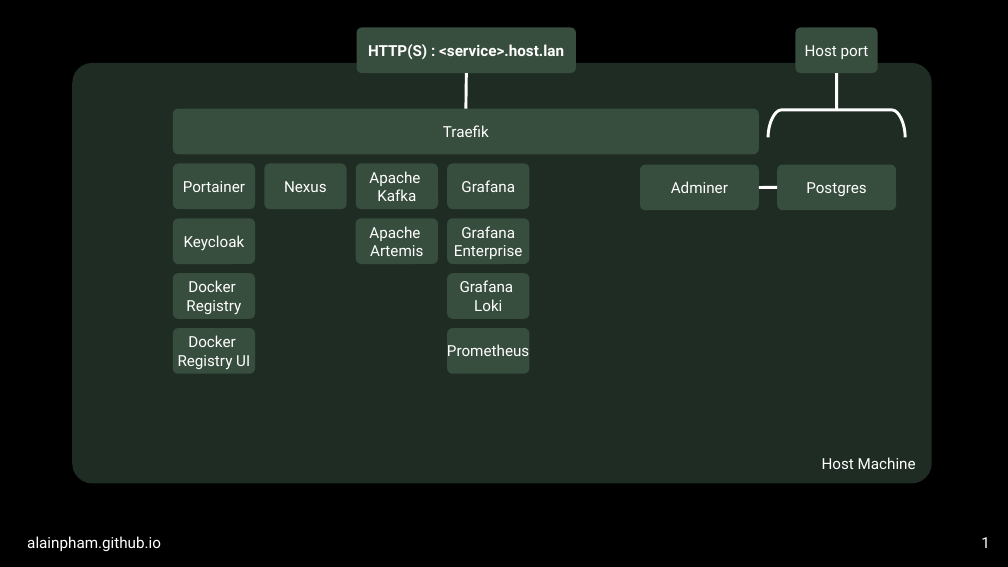
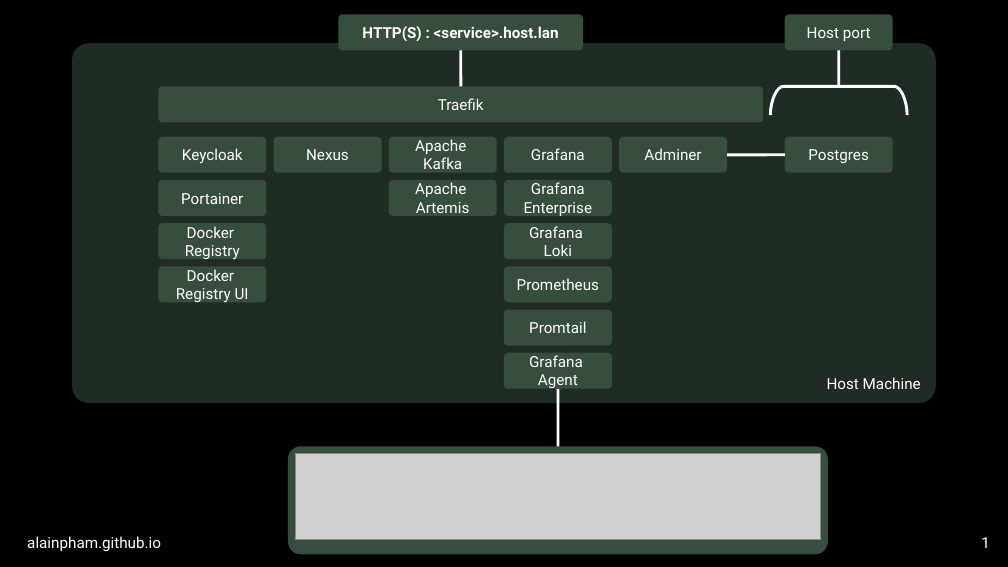
Before and after one commit to alainpham/local-lab, a slide deck: slide 1 of assets/slides.odp. Drawn at 1008x567 pixels with LibreOffice and Linux fonts; fonts in the diff are those of the drawing; grey boxes stand for pictures. Boxes give left, top, right and bottom in pixels: in the first picture for what was removed or moved away, otherwise in the second. Text is boxed around its words. In the diff, an @@ line names an element or a change of style, - is before the commit and + after.

```diff
--- a/assets/slides.odp
+++ b/assets/slides.odp
@@ rounded rectangle "HTTP(S) : <service>.host.lan": place and size @@
-rounded rectangle "HTTP(S) : <service>.host.lan" at box(357, 27, 576, 73)
+rounded rectangle "HTTP(S) : <service>.host.lan" at box(338, 15, 584, 50)
@@ rounded rectangle "Host port": place and size @@
-rounded rectangle "Host port" at box(796, 27, 878, 73)
+rounded rectangle "Host port" at box(785, 15, 893, 50)
@@ rounded rectangle "Host Machine": place and size @@
-rounded rectangle "Host Machine" at box(72, 63, 932, 484)
+rounded rectangle "Host Machine" at box(72, 43, 937, 403)
@@ line moved from (466, 73) - (466, 109) to (461, 50) - (461, 87) @@
@@ line moved from (837, 73) - (837, 110) to (839, 50) - (839, 87) @@
@@ rounded rectangle "Traefik": place and size @@
-rounded rectangle "Traefik" at box(173, 109, 759, 155)
+rounded rectangle "Traefik" at box(158, 86, 763, 122)
@@ freeform shape: place and size @@
-freeform shape at box(768, 110, 906, 137)
+freeform shape at box(771, 86, 908, 115)
@@ rounded rectangle "Keycloak": place and size @@
-rounded rectangle "Keycloak" at box(173, 219, 255, 264)
+rounded rectangle "Keycloak" at box(158, 137, 266, 173)
@@ rounded rectangle "Nexus": place and size @@
-rounded rectangle "Nexus" at box(264, 164, 347, 209)
+rounded rectangle "Nexus" at box(273, 137, 381, 173)
@@ rounded rectangle "Apache": place and size @@
-rounded rectangle "Apache" at box(356, 164, 438, 209)
+rounded rectangle "Apache" at box(389, 137, 497, 173)
@@ rounded rectangle "Grafana": place and size @@
-rounded rectangle "Grafana" at box(447, 164, 530, 209)
+rounded rectangle "Grafana" at box(504, 137, 612, 173)
@@ rounded rectangle "Adminer": place and size @@
-rounded rectangle "Adminer" at box(640, 165, 759, 210)
+rounded rectangle "Adminer" at box(619, 137, 727, 173)
@@ rounded rectangle "Postgres": place and size @@
-rounded rectangle "Postgres" at box(777, 165, 896, 210)
+rounded rectangle "Postgres" at box(785, 137, 893, 173)
@@ line moved from (777, 188) - (759, 188) to (785, 155) - (727, 155) @@
@@ rounded rectangle "Portainer": place and size @@
-rounded rectangle "Portainer" at box(173, 164, 255, 209)
+rounded rectangle "Portainer" at box(158, 180, 266, 216)
@@ rounded rectangle "Apache": place and size @@
-rounded rectangle "Apache" at box(356, 219, 438, 264)
+rounded rectangle "Apache" at box(389, 180, 497, 216)
@@ rounded rectangle "Grafana": place and size @@
-rounded rectangle "Grafana" at box(447, 219, 530, 264)
+rounded rectangle "Grafana" at box(504, 180, 612, 216)
@@ rounded rectangle "Docker": place and size @@
-rounded rectangle "Docker" at box(173, 273, 255, 319)
+rounded rectangle "Docker" at box(158, 223, 266, 259)
@@ rounded rectangle "Grafana": place and size @@
-rounded rectangle "Grafana" at box(447, 273, 530, 319)
+rounded rectangle "Grafana" at box(504, 223, 612, 259)
@@ rounded rectangle "Docker": place and size @@
-rounded rectangle "Docker" at box(173, 328, 255, 374)
+rounded rectangle "Docker" at box(158, 266, 266, 302)
@@ rounded rectangle "Prometheus": place and size @@
-rounded rectangle "Prometheus" at box(447, 328, 530, 374)
+rounded rectangle "Prometheus" at box(504, 266, 612, 302)
@@ rounded rectangle added at box(504, 310, 612, 346), fill #374D3D, 12 pt, text #FFFFFF @@
+Promtail
@@ rounded rectangle added at box(504, 353, 612, 389), fill #374D3D, 12 pt, text #FFFFFF @@
+Grafana
+Agent
@@ line added from (558, 389) to (558, 446), #FFFFFF 2.3 pt @@
@@ rounded rectangle added at box(288, 446, 829, 554), fill #374D3D @@
@@ picture added at box(295, 454, 821, 540) @@
```
Also in this commit, not shown: 3 other files.
